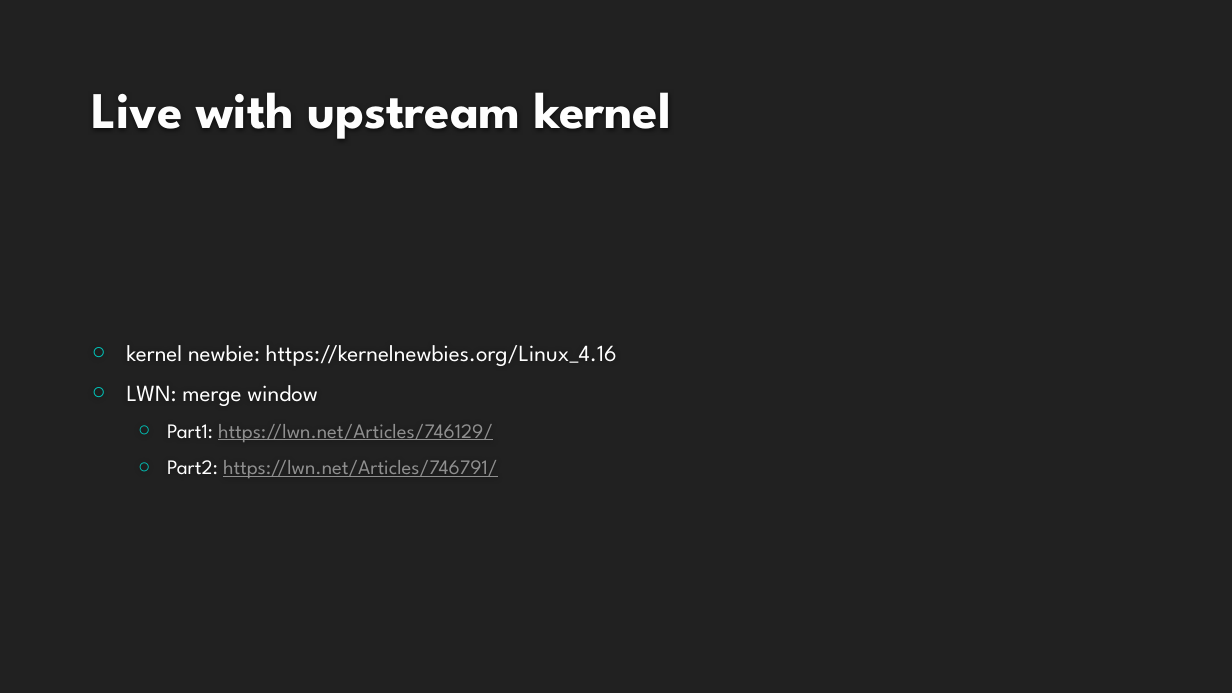
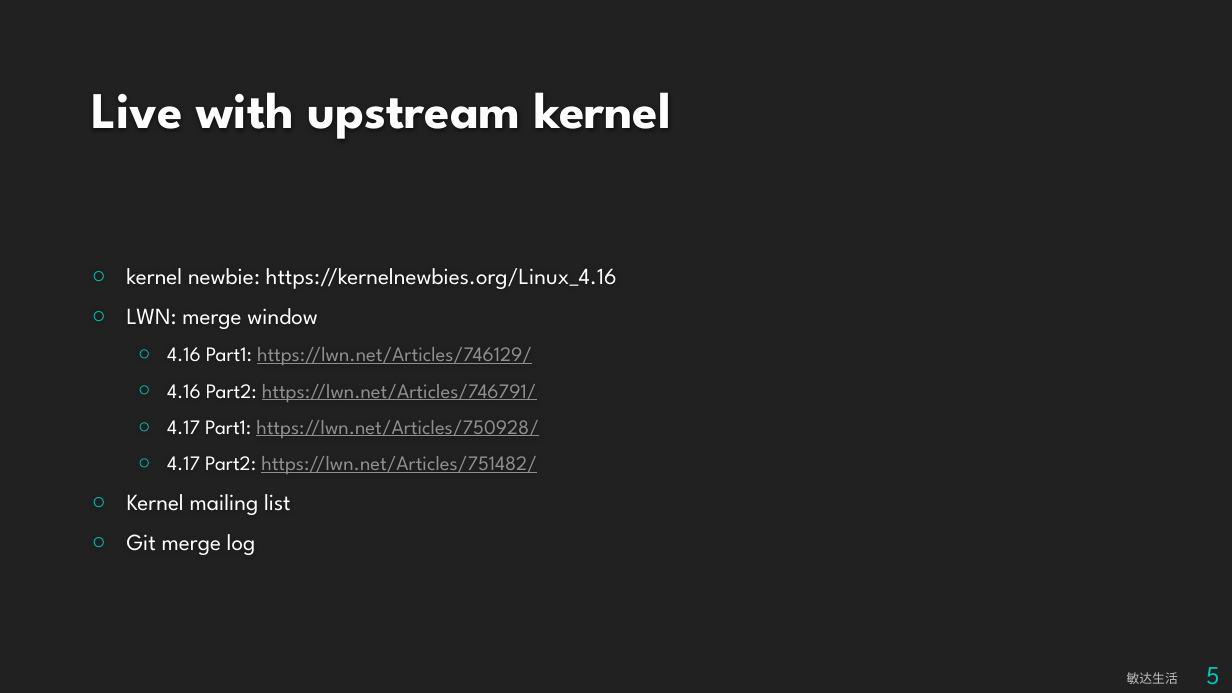
Before and after one commit to bjzhang/bjzhang.github.io, a slide deck: slide 5 of _drafts/Recent_Linux_kernel.pptx (slide 7 before the commit). Drawn at 1232x693 pixels with LibreOffice and Linux fonts; fonts in the diff are those of the drawing; background and template pictures are left out. Boxes give left, top, right and bottom in pixels: in the first picture for what was removed or moved away, otherwise in the second. Text is boxed around its words. In the diff, an @@ line names an element or a change of style, - is before the commit and + after.

Commit message:
slide: Linux kernel for youqilin: update

```diff
--- a/_drafts/Recent_Linux_kernel.pptx
+++ b/_drafts/Recent_Linux_kernel.pptx
@@ text at [127, 347, 539, 555]: text changed @@
-  ○ Part1: https://lwn.net/Articles/746129/
-  ○ Part2: https://lwn.net/Articles/746791/
+  ○ 4.16 Part1: https://lwn.net/Articles/746129/
+  ○ 4.16 Part2: https://lwn.net/Articles/746791/
+  ○ 4.17 Part1: https://lwn.net/Articles/750928/
+  ○ 4.17 Part2: https://lwn.net/Articles/751482/
+○ Kernel mailing list
+○ Git merge log
@@ text added at [1127, 672, 1178, 684], 10 pt, text #BFBFBF @@
+敏达生活
@@ page number added at [1206, 667, 1220, 685], 20 pt, text #00C6BB @@
+5
```
Also in this commit, not shown: 15 other slides changed, 1 slide added, 1 slide removed, 2 other files.
